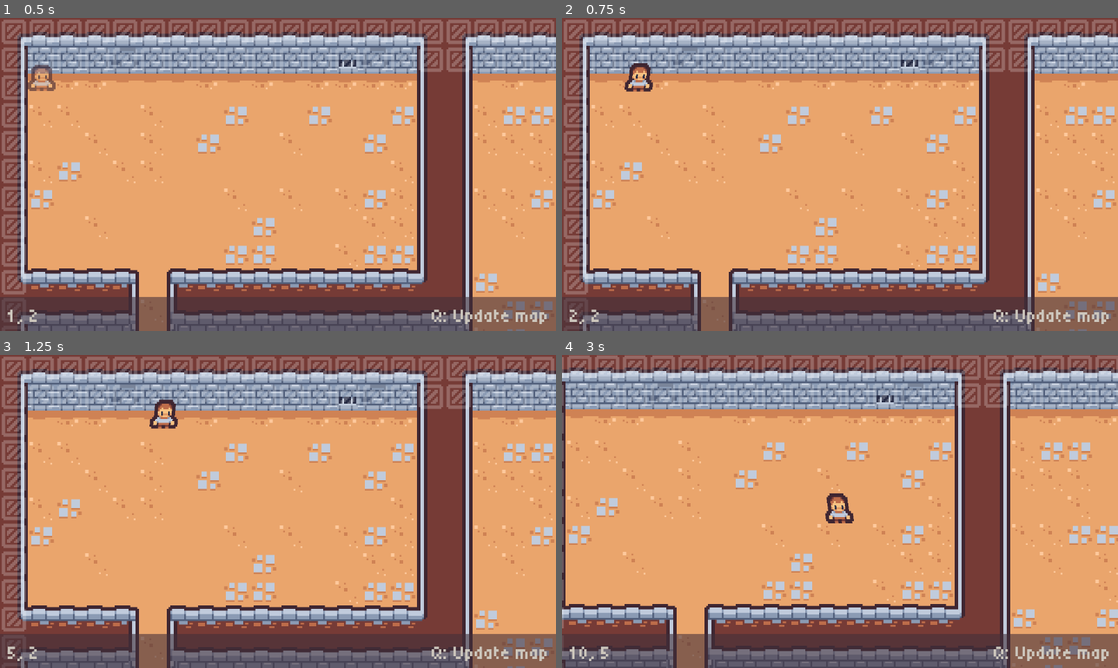
Above: before the commit, frames 1-4 (two rows, left to right).
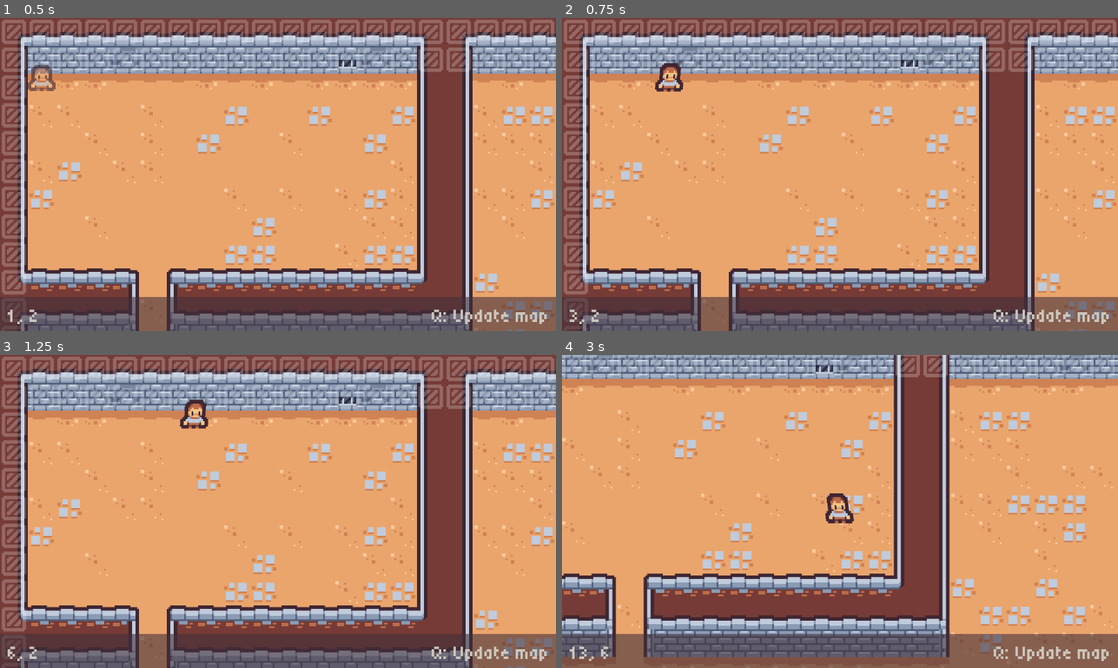
Above: after the commit, the same moments.

Repository: johnreybacal/dungeon-seo-solutions-inc
Game: Godot game, scene res://scenes/game.tscn
Two runs of this game, one before a commit and one after it. Both use one fixed random seed, a clock stepped at 60 frames per second and the inputs below.
Inputs (mouse positions are in pixels of both pictures, inside the frame that each line leads up to):
- Up to frame 1 (0.5 s): no input
- Up to frame 2 (0.75 s): move the mouse to (962, 158) at 0.52 s; hold D (move_right) from 0.53 s (still down); tap Space (dash, bound only after the commit) at 0.6 s; click (962, 158) at 0.67 s
- Up to frame 3 (1.25 s): keep holding D (move_right)
- Up to frame 4 (3 s): move the mouse to (728, 527) at 1.27 s; release D (move_right) at 1.28 s; hold S (move_down) 1.28-2.03 s; tap 4 (use_enemy) at 1.35 s; tap Space (dash, bound only after the commit) at 1.55, 2.3 s; move the mouse to (895, 442) at 2.02 s; hold D (move_right) 2.03-2.78 s; hold 1 (use_ground) 2.03-2.78 s; move the mouse to (812, 574) at 2.77 s; hold W (move_up) from 2.78 s (still down); tap 3 (use_trap) at 2.85 s; click (812, 574) at 2.92 s

Frame 1 is identical in both runs. In frame 2, 0.7% of the frame differs, in the area x 1-22%, y 14-98%; in frame 3, 0.7%; in frame 4, 57%, in the area x 0-100%, y 0-100%.

Commit message:
add player dash

Diff:
--- a/project.godot
+++ b/project.godot
@@ -76,6 +76,11 @@
 "events": [Object(InputEventKey,"resource_local_to_scene":false,"resource_name":"","device":-1,"window_id":0,"alt_press …(192 unchanged characters)…
 ]
 }
+dash={
+"deadzone": 0.2,
+"events": [Object(InputEventKey,"resource_local_to_scene":false,"resource_name":"","device":-1,"window_id":0,"alt_pressed":false,"shift_pressed":false,"ctrl_pressed":false,"meta_pressed":false,"pressed":false,"keycode":0,"physical_keycode":32,"key_label":0,"unicode":32,"location":0,"echo":false,"script":null)
+]
+}
 
 [rendering]
 
--- a/scenes/player.tscn
+++ b/scenes/player.tscn
@@ -90,6 +90,58 @@
 "transitions": PackedFloat32Array(1),
 "update": 0,
 "values": [Color(1, 1, 1, 1)]
+}
+
+[sub_resource type="Animation" id="Animation_dqkch"]
+resource_name = "hide"
+length = 0.5
+tracks/0/type = "value"
+tracks/0/imported = false
+tracks/0/enabled = true
+tracks/0/path = NodePath("Sprite2D:modulate")
+tracks/0/interp = 1
+tracks/0/loop_wrap = true
+tracks/0/keys = {
+"times": PackedFloat32Array(0, 0.5),
+"transitions": PackedFloat32Array(1, 1),
+"update": 0,
+"values": [Color(1, 1, 1, 1), Color(1, 1, 1, 0.5882353)]
+}
+tracks/1/type = "value"
+tracks/1/imported = false
+tracks/1/enabled = true
+tracks/1/path = NodePath("Sprite2D:position")
+tracks/1/interp = 1
+tracks/1/loop_wrap = true
+tracks/1/keys = {
+"times": PackedFloat32Array(0),
+"transitions": PackedFloat32Array(1),
+"update": 0,
+"values": [Vector2(0, 0)]
+}
+tracks/2/type = "value"
+tracks/2/imported = false
+tracks/2/enabled = true
+tracks/2/path = NodePath("Sprite2D:scale")
+tracks/2/interp = 1
+tracks/2/loop_wrap = true
+tracks/2/keys = {
+"times": PackedFloat32Array(0),
+"transitions": PackedFloat32Array(1),
+"update": 0,
+"values": [Vector2(1, 1)]
+}
+tracks/3/type = "value"
+tracks/3/imported = false
+tracks/3/enabled = true
+tracks/3/path = NodePath("Sprite2D:skew")
+tracks/3/interp = 1
+tracks/3/loop_wrap = true
+tracks/3/keys = {
+"times": PackedFloat32Array(0),
+"transitions": PackedFloat32Array(1),
+"update": 0,
+"values": [0.0]
 }
 
 [sub_resource type="Animation" id="Animation_g2els"]
@@ -192,58 +244,6 @@
 "values": [Color(1, 1, 1, 1)]
 }
 
-[sub_resource type="Animation" id="Animation_dqkch"]
-resource_name = "hide"
-length = 0.5
-tracks/0/type = "value"
-tracks/0/imported = false
-tracks/0/enabled = true
-tracks/0/path = NodePath("Sprite2D:modulate")
-tracks/0/interp = 1
-tracks/0/loop_wrap = true
-tracks/0/keys = {
-"times": PackedFloat32Array(0, 0.5),
-"transitions": PackedFloat32Array(1, 1),
-"update": 0,
-"values": [Color(1, 1, 1, 1), Color(1, 1, 1, 0.5882353)]
-}
-tracks/1/type = "value"
-tracks/1/imported = false
-tracks/1/enabled = true
-tracks/1/path = NodePath("Sprite2D:position")
-tracks/1/interp = 1
-tracks/1/loop_wrap = true
-tracks/1/keys = {
-"times": PackedFloat32Array(0),
-"transitions": PackedFloat32Array(1),
-"update": 0,
-"values": [Vector2(0, 0)]
-}
-tracks/2/type = "value"
-tracks/2/imported = false
-tracks/2/enabled = true
-tracks/2/path = NodePath("Sprite2D:scale")
-tracks/2/interp = 1
-tracks/2/loop_wrap = true
-tracks/2/keys = {
-"times": PackedFloat32Array(0),
-"transitions": PackedFloat32Array(1),
-"update": 0,
-"values": [Vector2(1, 1)]
-}
-tracks/3/type = "value"
-tracks/3/imported = false
-tracks/3/enabled = true
-tracks/3/path = NodePath("Sprite2D:skew")
-tracks/3/interp = 1
-tracks/3/loop_wrap = true
-tracks/3/keys = {
-"times": PackedFloat32Array(0),
-"transitions": PackedFloat32Array(1),
-"update": 0,
-"values": [0.0]
-}
-
 [sub_resource type="AnimationLibrary" id="AnimationLibrary_dqkch"]
 _data = {
 &"RESET": SubResource("Animation_qhqgy"),
--- a/scripts/player.gd
+++ b/scripts/player.gd
@@ -1,7 +1,15 @@
 extends CharacterBody2D
 class_name Player
 
+var last_direction: Vector2 = Vector2.RIGHT
 var move_speed: float = 100
+
+var dash_direction: Vector2
+var dash_duration: float = 0
+var dash_cooldown: float = 0
+var is_dashing := false
+
+
 var is_dying := false
 var dying_rotation: float
 @onready var sprite_2d: Sprite2D = $Sprite2D
@@ -20,6 +28,18 @@
         move_and_slide()
         return
 
+    if dash_duration > 0:
+        dash_duration -= delta
+        # Maybe use skew for diagonal direction?
+        var scale_x = abs(dash_direction.x) + .5
+        var scale_y = abs(dash_direction.y) + .5
+        scale = scale.move_toward(Vector2(scale_x, scale_y), delta * 5)
+        if dash_duration <= 0:
+            scale = Vector2.ONE
+            is_dashing = false
+    if dash_cooldown > 0:
+        dash_cooldown -= delta
+
     _handle_input()
     _handle_animation()
 
@@ -27,8 +47,19 @@
 func _handle_input():
     var move_vector = Input.get_vector("move_left", "move_right", "move_up", "move_down")
 
-    velocity = move_vector.normalized() * move_speed
+    if move_vector != Vector2.ZERO:
+        last_direction = move_vector
 
+    if Input.is_action_just_pressed("dash") and dash_cooldown <= 0:
+        is_dashing = true
+        dash_direction = last_direction
+        dash_duration = .1
+        dash_cooldown = .5
+
+    if is_dashing:
+        velocity = dash_direction.normalized() * move_speed * 2.5
+    else:
+        velocity = move_vector.normalized() * move_speed
     move_and_slide()
 
 func _handle_animation():
